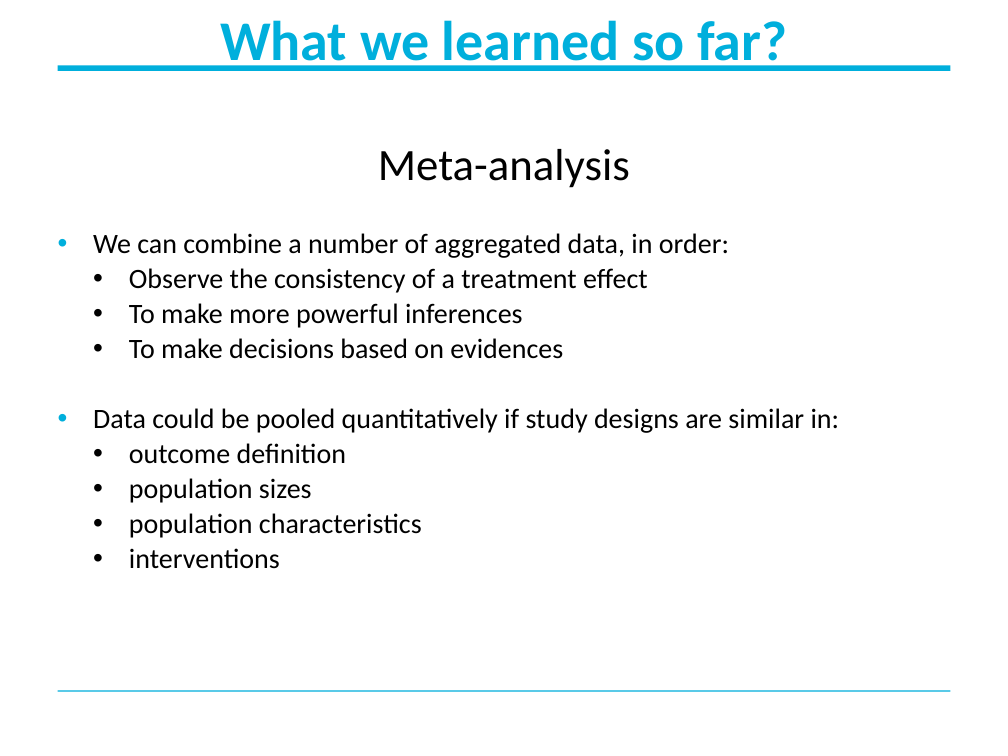
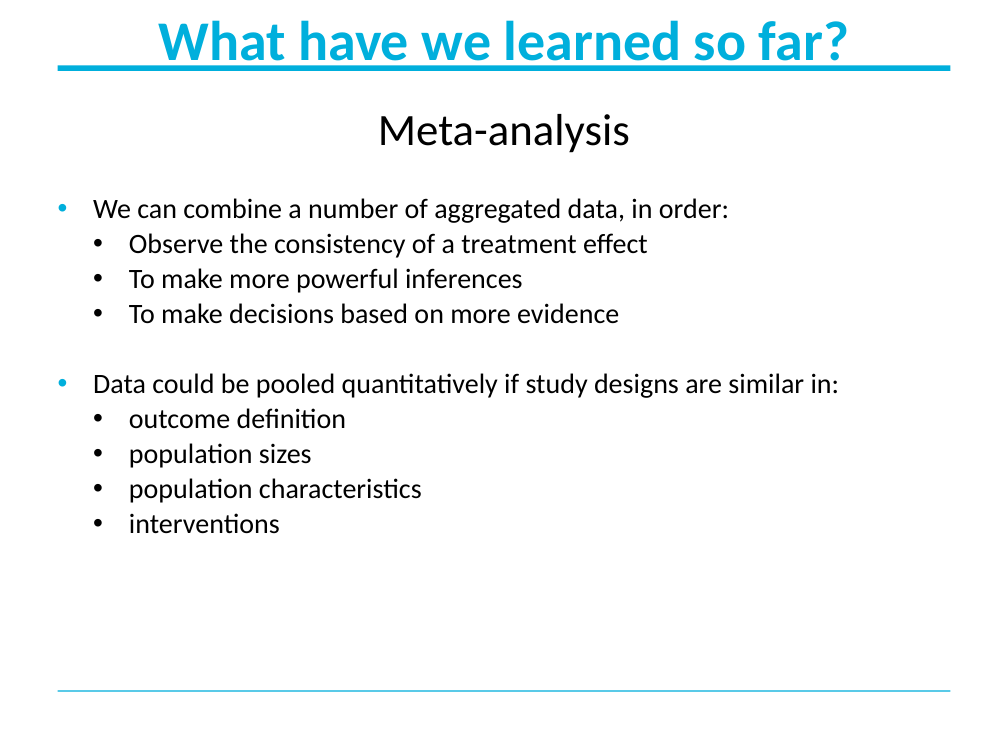
Before and after one commit to Fideborios/meta-analysis, a slide deck: slide 2 of Meta-reg_SA_Heterogeneity.pptx. Drawn at 1008x756 pixels with LibreOffice and Linux fonts; fonts in the diff are those of the drawing; background and template pictures are left out. Boxes give left, top, right and bottom in pixels: in the first picture for what was removed or moved away, otherwise in the second. Text is boxed around its words. In the diff, an @@ line names an element or a change of style, - is before the commit and + after.

```diff
--- a/Meta-reg_SA_Heterogeneity.pptx
+++ b/Meta-reg_SA_Heterogeneity.pptx
@@ title at bbox=[158, 20, 849, 71]: text changed @@
-What we learned so far?
+What have we learned so far?
@@ text at bbox=[129, 303, 619, 324]: text changed @@
-  • To make decisions based on evidences
+  • To make decisions based on more evidence
```
Also in this commit, not shown: 19 other slides changed, 1 slide removed, 13 other files.
